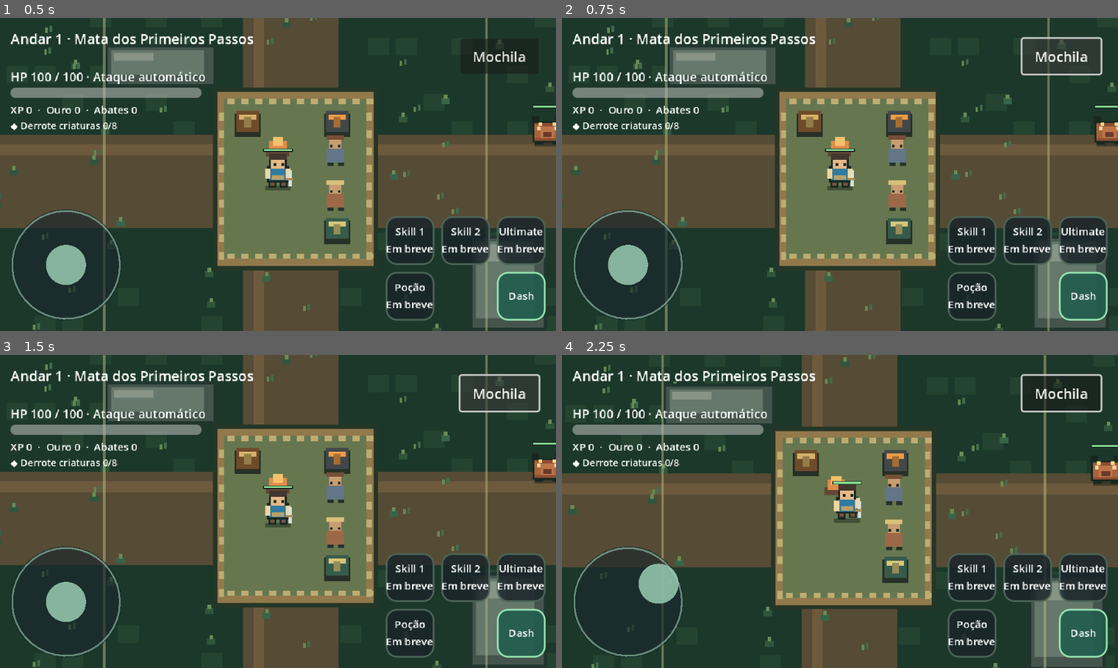
Above: before the commit, frames 1-4 (two rows, left to right).
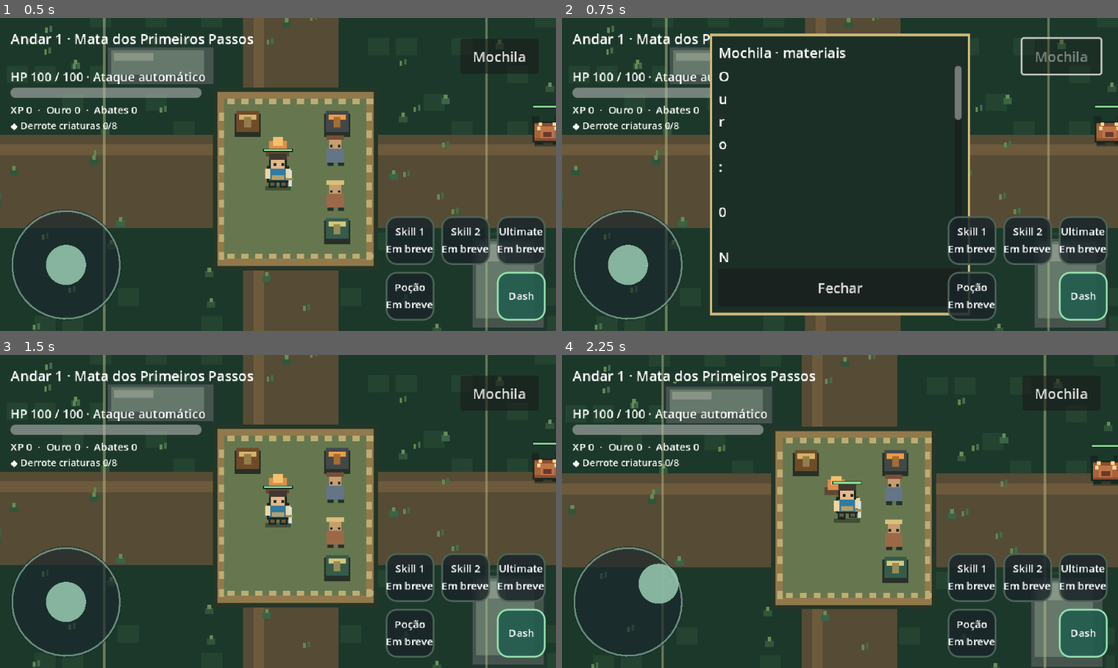
Above: after the commit, the same moments.

Repository: thiagohugo12-dotcom/arveon
Game: Godot game, scene res://scenes/main.tscn
The game is run twice, just before and just after one commit, with the same random seed, the same clock (stepped at 60 frames per second) and the same inputs.
Inputs (mouse positions are in pixels of both pictures, inside the frame that each line leads up to):
- Up to frame 1 (0.5 s): no input
- Up to frame 2 (0.75 s): click "Mochila" at 0.5 s
- Up to frame 3 (1.5 s): click "Mochila" (after the commit: "Fechar") at 1.25 s
- Up to frame 4 (2.25 s): tap Enter at 2 s; drag from (628, 602) to (895, 442) at 2.02 s

Frame 1 is identical in both runs. In frame 2, 29% of the frame differs, in the area x 26-95%, y 4-96%; in frame 3, 0.3%; in frame 4, 0.3%.

Commit message:
feat: wire inventory panel and block gameplay interactions while open

Diff:
--- a/scripts/main.gd
+++ b/scripts/main.gd
@@ -53,6 +53,7 @@
 	hud.movement_changed.connect(input_driver.set_touch_direction)
 	hud.dash_pressed.connect(input_driver.request_dash)
 	hud.interact_pressed.connect(_interact)
+	hud.inventory_toggled.connect(_toggle_inventory)
 	hud.station_action.connect(_station_action)
 	hud.panel_closed.connect(func():
 		input_driver.blocked = false
@@ -163,8 +164,17 @@
 		"Perdeu 1 " + lost + " da mochila; baú protegido" if not lost.is_empty() else "Baú protegido · sem material na mochila")
 	_save_progress()
 
+func _toggle_inventory() -> void:
+	if hud.inventory_open:
+		hud.close_inventory()
+		input_driver.blocked = false
+	elif player.health.is_alive() and not hud.station_panel.visible:
+		input_driver.reset()
+		input_driver.blocked = true
+		hud.show_inventory(progress)
+
 func _interact() -> void:
-	if not player.health.is_alive() or hud.station_panel.visible:
+	if not player.health.is_alive() or hud.station_panel.visible or hud.inventory_open:
 		return
 	var found := _interaction_target()
 	match found.get("kind", ""):
@@ -225,7 +235,9 @@
 
 func _input(event: InputEvent) -> void:
 	if event.is_action_pressed("interact") and not event.is_echo():
-		if hud.station_panel.visible:
+		if hud.inventory_open:
+			_toggle_inventory()
+		elif hud.station_panel.visible:
 			hud.close_station()
 		else:
 			_interact()
